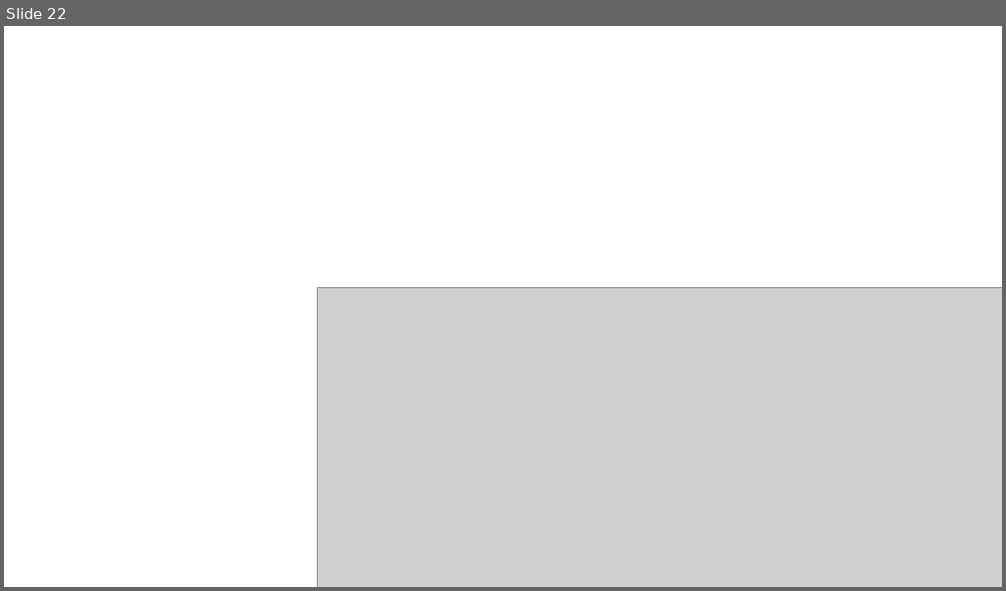
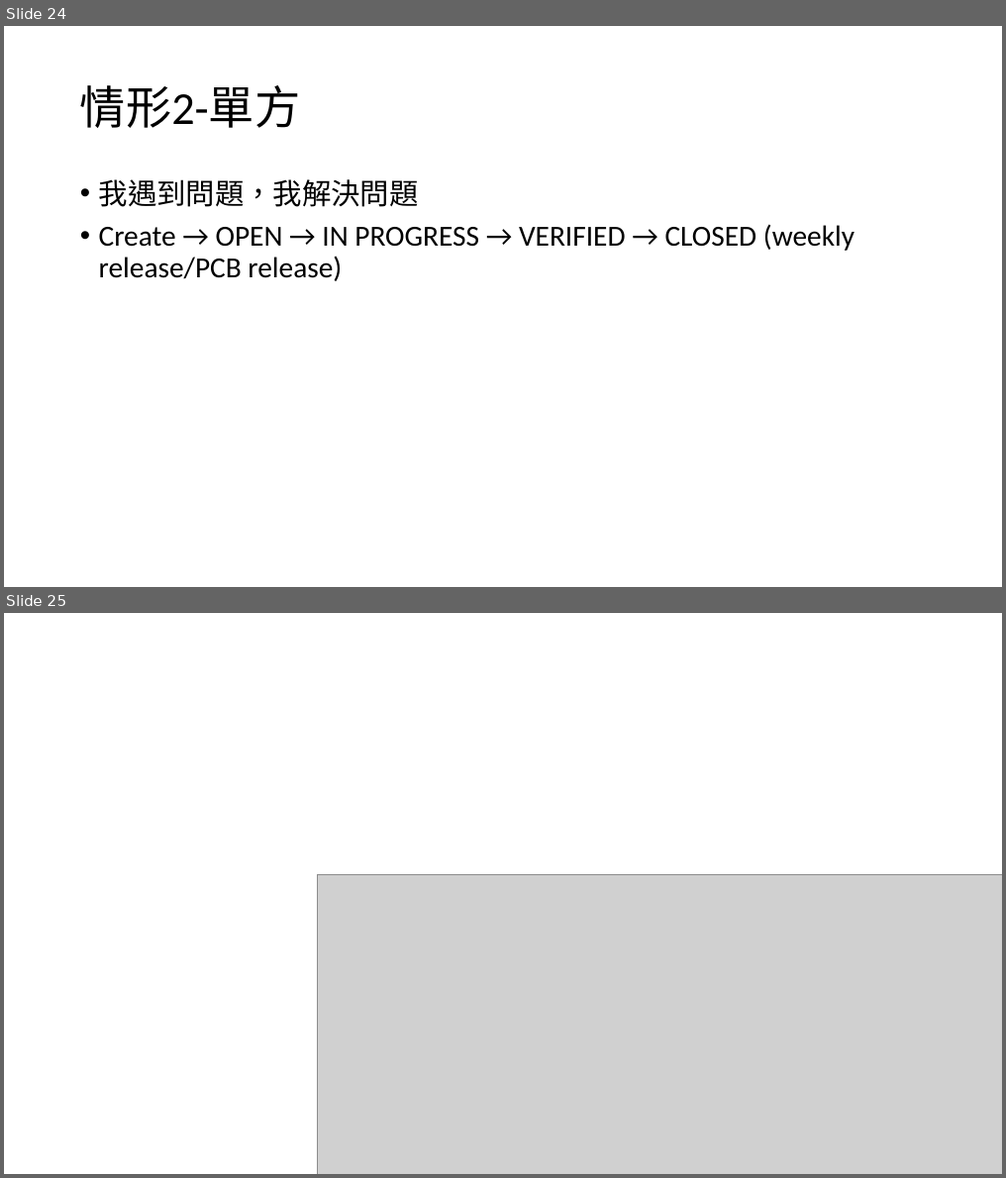
Before and after one commit to HanFormosa/JIRA, a slide deck: JIRA Proposal.pptx. Shown one above the other, each under a label of ours: slide 22 before the commit, slides 24 and 25 after it. The pictures are 1006x591 and 1006x1178 pixels, drawn with LibreOffice and Linux fonts; fonts in the diff are those of the drawing; grey boxes stand for pictures. Boxes give left, top, right and bottom in pixels: in the first picture for what was removed or moved away, otherwise in the second. Text is boxed around its words. In the diff, an @@ line names an element or a change of style, - is before the commit and + after.

Commit message:
added verified status.

```diff
--- a/JIRA Proposal.pptx
+++ b/JIRA Proposal.pptx
@@ slide 24 added at (x1=4, y1=26, x2=1002, y2=587), background #FFFFFF @@
@@ title added at (x1=80, y1=85, x2=300, y2=128), 44 pt, text #000000 @@
+情形2-單方
@@ text added at (x1=99, y1=179, x2=854, y2=281), 28 pt, text #000000 @@
+• 我遇到問題，我解決問題
+• Create → OPEN → IN PROGRESS → VERIFIED → CLOSED (weekly release/PCB release)
@@ what was slide 22 is now slide 25 @@
```
Also in this commit, not shown: 2 slides changed, 2 other slides added.
